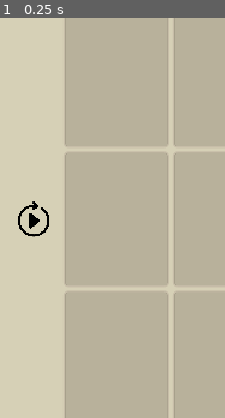
Above: before the commit, frame 1.
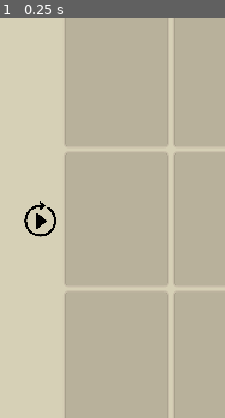
Above: after the commit, the same moment.

Repository: YLMstring/WuXiaCard
Game: Godot game, scene res://scenes/duel.tscn
Two runs of this game, one before a commit and one after it. Both use one fixed random seed, a clock stepped at 60 frames per second and the inputs below. This scene is started directly instead of the project's main scene.
Inputs:
- Up to frame 1 (0.25 s): no input
The pictures show only the part of the screen within x 0-50%, y 26-76%; the shares and areas given below are measured in that part.

The runs differ from the first frame. In frame 1, 0.6% of the frame differs, in the area x 8-25%, y 45-55%.

Commit message:
Update duel_controller.gd

Diff:
--- a/scripts/duel_controller.gd
+++ b/scripts/duel_controller.gd
@@ -1519,7 +1519,7 @@
 	board_grid.size = Vector2(board_width, board_height)
 	replay_button.size = Vector2(44.0, 44.0)
 	replay_button.position = Vector2(
-		maxf(0.0, board_position.x - replay_button.size.x - 8.0),
+		maxf(0.0, board_position.x - replay_button.size.x),
 		board_position.y + board_height * 0.5 - replay_button.size.y * 0.5
 	)
 	replay_button.pivot_offset = replay_button.size * 0.5
